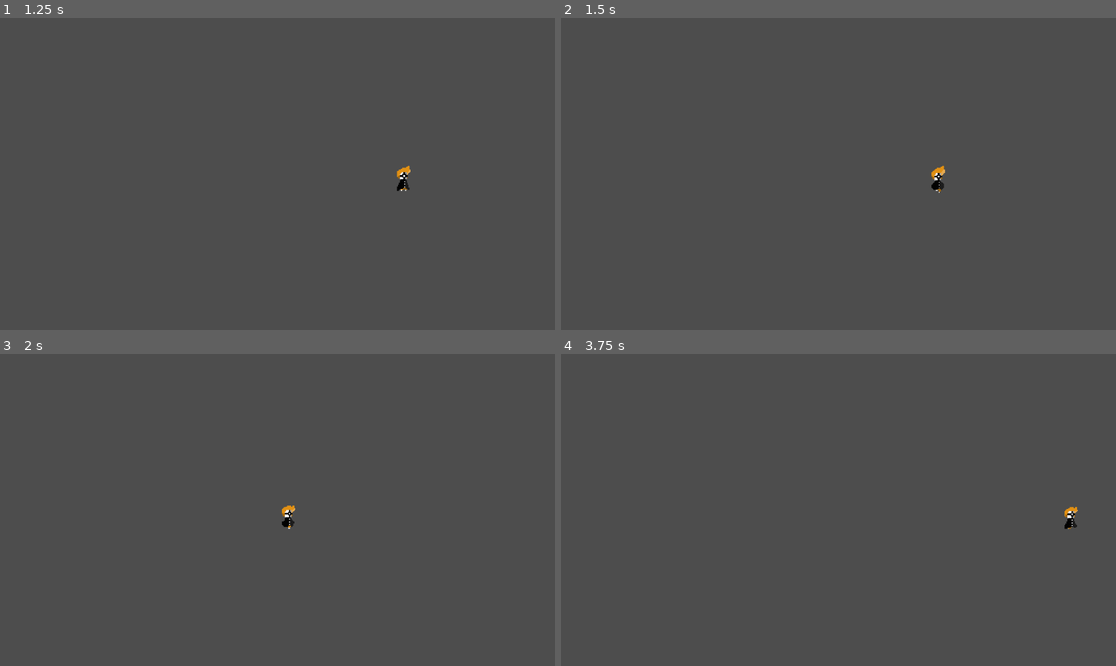
Above: before the commit, frames 1-4 (two rows, left to right).
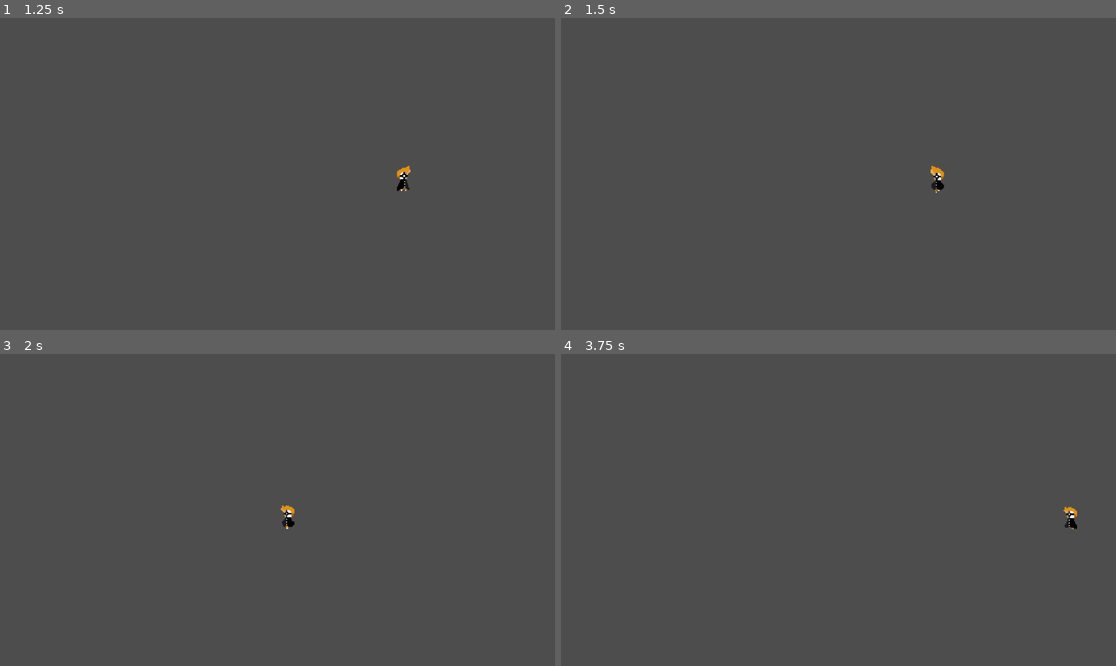
Above: after the commit, the same moments.

Repository: liuyuwe5/Granny-s-Revenge
Game: Godot game, scene res://Scenes/Game.tscn
Same seed, same stepped clock (60 frames per second), same inputs: the game is played once before the commit and once after it.
Inputs:
- Up to frame 1 (1.25 s): tap Enter at 0.5 s; hold D (right) from 0.53 s (still down)
- Up to frame 2 (1.5 s): release D (right) at 1.28 s; hold A (left) from 1.28 s (still down)
- Up to frame 3 (2 s): keep holding A (left)
- Up to frame 4 (3.75 s): release A (left) at 2.03 s; hold D (right) 2.03-3.53 s; hold A (left) from 3.53 s (still down)

Frame 1 is identical in both runs. In frame 2, 0.1% of the frame differs, in the area x 66-70%, y 47-57%; in frame 3, 0.1%; in frame 4, 0.1%.

Commit message:
fix: player sprite facing direction

Diff:
--- a/Scenes/Player.tscn
+++ b/Scenes/Player.tscn
@@ -250,7 +250,7 @@
 sprite_frames = SubResource("SpriteFrames_70prq")
 animation = &"walk"
 autoplay = "idle"
-frame_progress = 0.49079
+frame_progress = 0.70266
 
 [node name="CollisionShape2D" type="CollisionShape2D" parent="."]
 position = Vector2(0, 7)
--- a/Scripts/player.gd
+++ b/Scripts/player.gd
@@ -19,9 +19,11 @@
 	if input != 0:
 		if input>0:
 			velocity.x = speed
+			$AnimatedSprite2D.scale.x = 1
 			animator.play("walk")
 		elif input < 0:
 			velocity.x = -speed
+			$AnimatedSprite2D.scale.x = -1
 			animator.play("walk")
 	if input == 0:
 		velocity.x = 0
